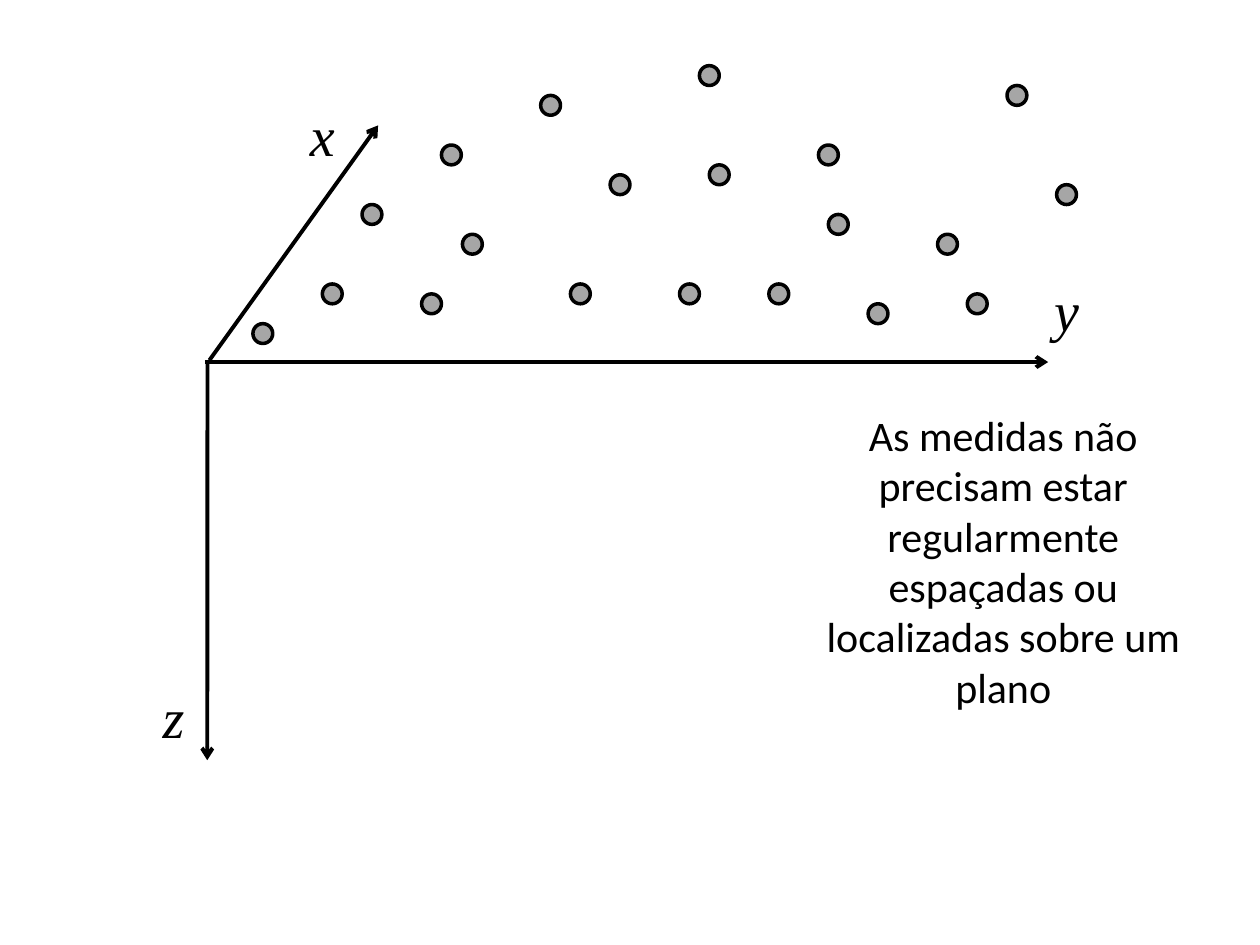
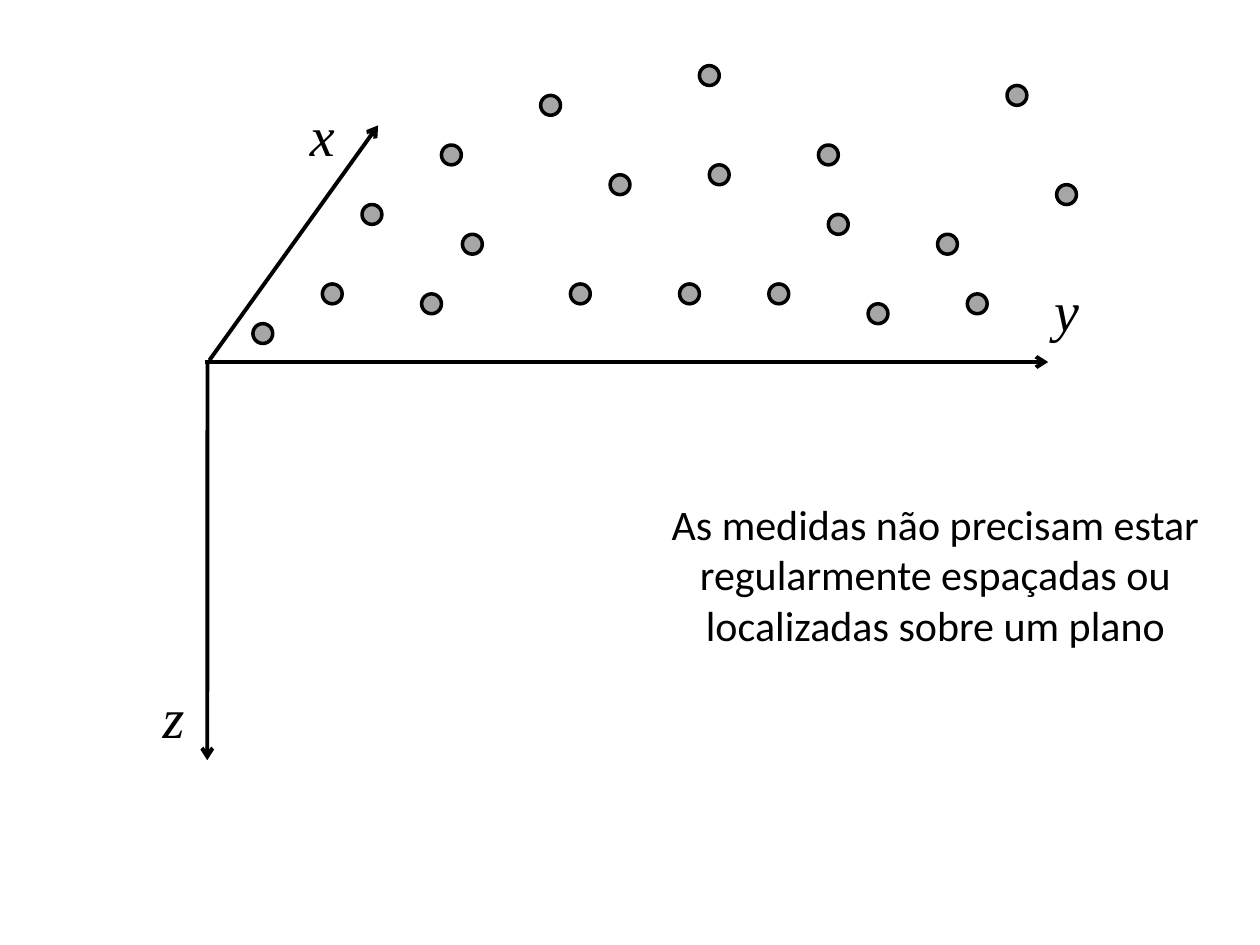
Before and after one commit to pinga-lab/CE-VII-SimBGf-2016, a slide deck: slide 7 of slides/7_integral_continuacao.pptx (slide 6 before the commit). Drawn at 1260x945 pixels with LibreOffice and Linux fonts; fonts in the diff are those of the drawing. Boxes give left, top, right and bottom in pixels: in the first picture for what was removed or moved away, otherwise in the second. Text is boxed around its words. In the diff, an @@ line names an element or a change of style, - is before the commit and + after.

```diff
--- a/slides/7_integral_continuacao.pptx
+++ b/slides/7_integral_continuacao.pptx
@@ text "As medidas não precisam estar ..." rewrapped from <box>827,421,1180,710</box> to <box>672,510,1199,648</box> @@
```
Also in this commit, not shown: 4 other slides changed, 22 slides added.
